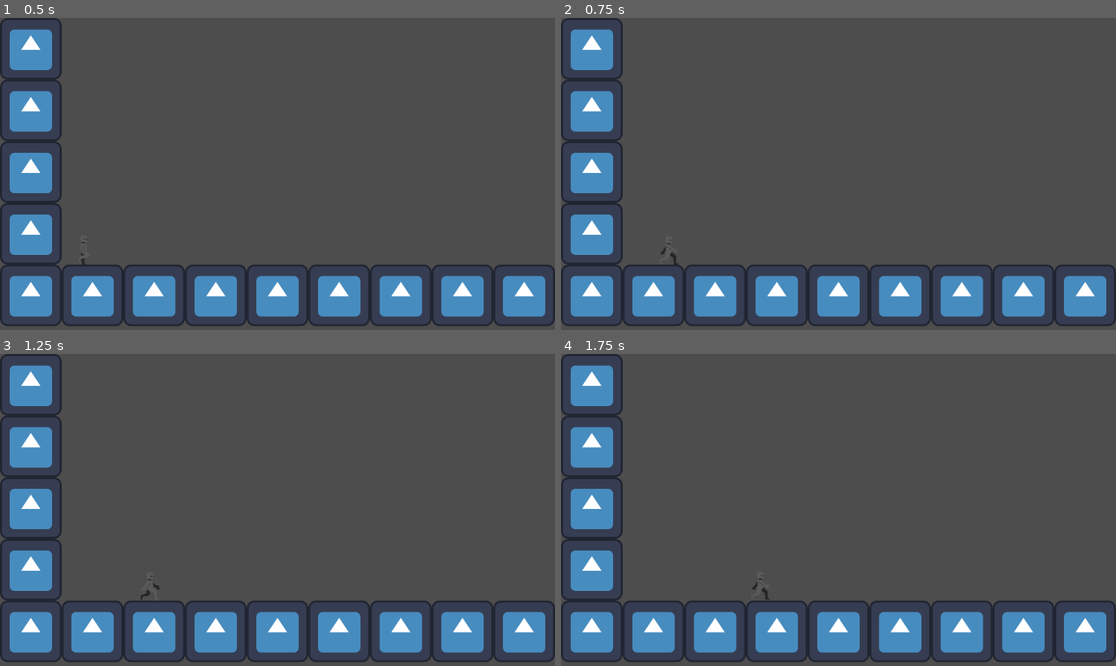
Above: before the commit, frames 1-4 (two rows, left to right).
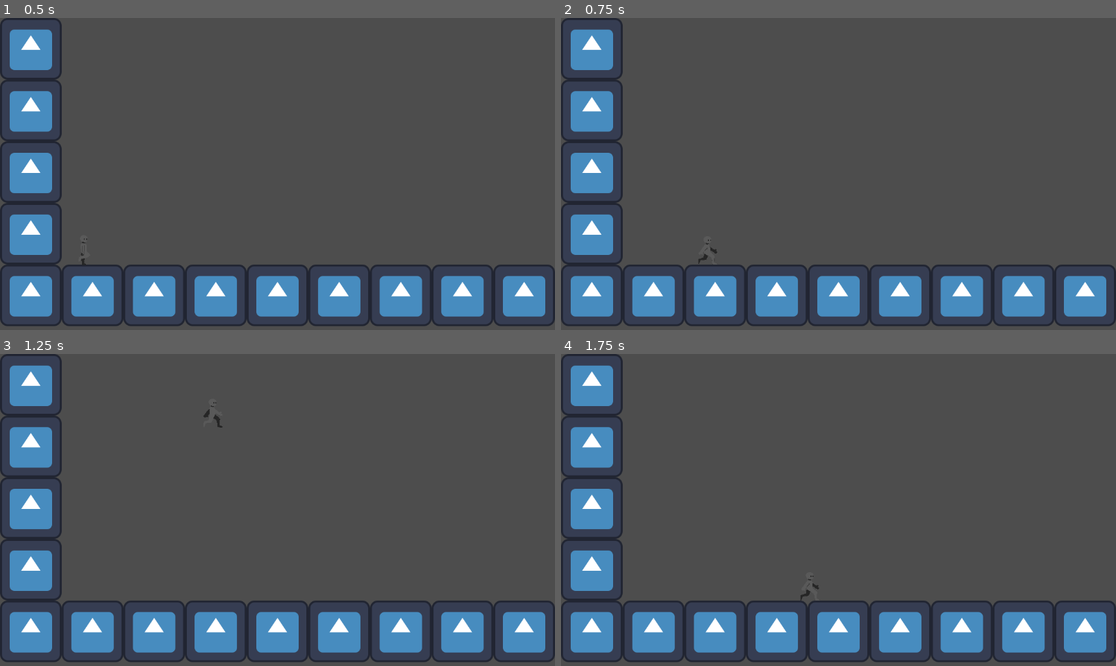
Above: after the commit, the same moments.

Repository: tomSO9/Demo
Game: Godot game, scene res://world/test_world.tscn
Same seed, same stepped clock (60 frames per second), same inputs: the game is played once before the commit and once after it. The engine's default icon, where the game draws it, is replaced by a stand-in: a white triangle on a blue panel in a dark square.
Inputs:
- Up to frame 1 (0.5 s): no input
- Up to frame 2 (0.75 s): hold D (move_right) from 0.53 s (still down); tap Shift (dashing) at 0.6 s
- Up to frame 3 (1.25 s): keep holding D (move_right); tap Space (jump) at 0.77, 0.8, 1.07 s
- Up to frame 4 (1.75 s): keep holding D (move_right); tap Space (jump) at 1.35, 1.52 s; tap Shift (dashing) at 1.55 s

Frame 1 is identical in both runs. In frame 2, less than 0.1% of the frame differs, in the area x 17-29%, y 71-80%; in frame 3, less than 0.1%, in the area x 25-41%, y 15-79%; in frame 4, less than 0.1%.

Commit message:
adj dash

Diff:
--- a/player.gd
+++ b/player.gd
@@ -7,19 +7,19 @@
 
 @export var speed :int = 9000
 @export var friction :int = 20
-@export var max_jump :int = 1
+@export var max_jump :int = 2
 @export var gravity :int = 100
-@export var jump_power:int = -1000
+@export var jump_power:int = -1500
 @export var wall_slide_gravity = 80
 var current_jump:int = 0
 var is_wall_sliding = false
 var dashing = false
 var can_dash = true
-@export var dash_power = 18000
+@export var dash_power = 54000
 
 func _physics_process(delta: float) -> void:
 
-	if Input.is_action_just_pressed("dashing"):
+	if Input.is_action_just_pressed("dashing") and can_dash :
 		dashing = true
 		can_dash = false
 		dash_timer.start()
@@ -29,6 +29,7 @@
 	if direction:
 		if dashing:
 			velocity.x = direction * dash_power * delta
+			animation.play('dash')
 		else :
 			velocity.x = direction * speed * delta
 			animation.play("run")
